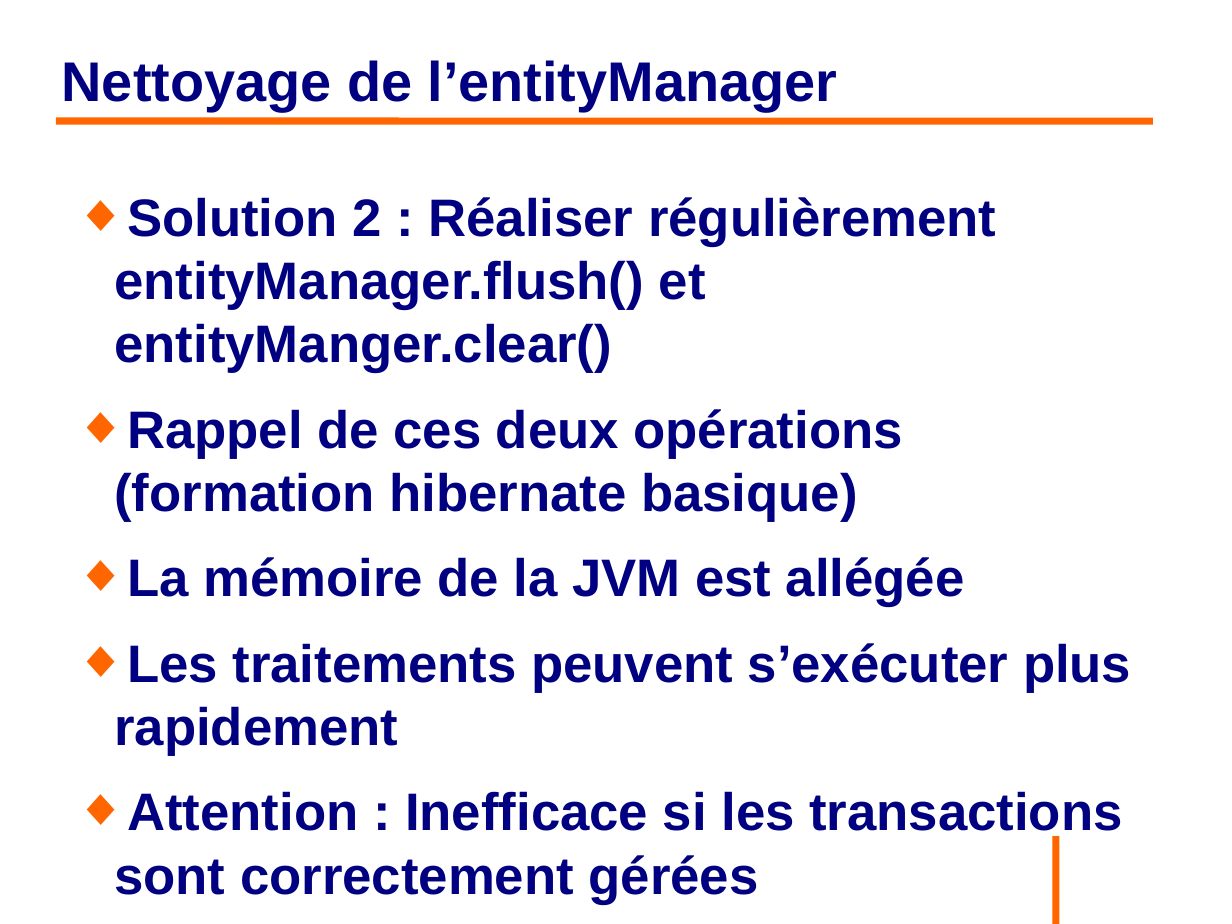
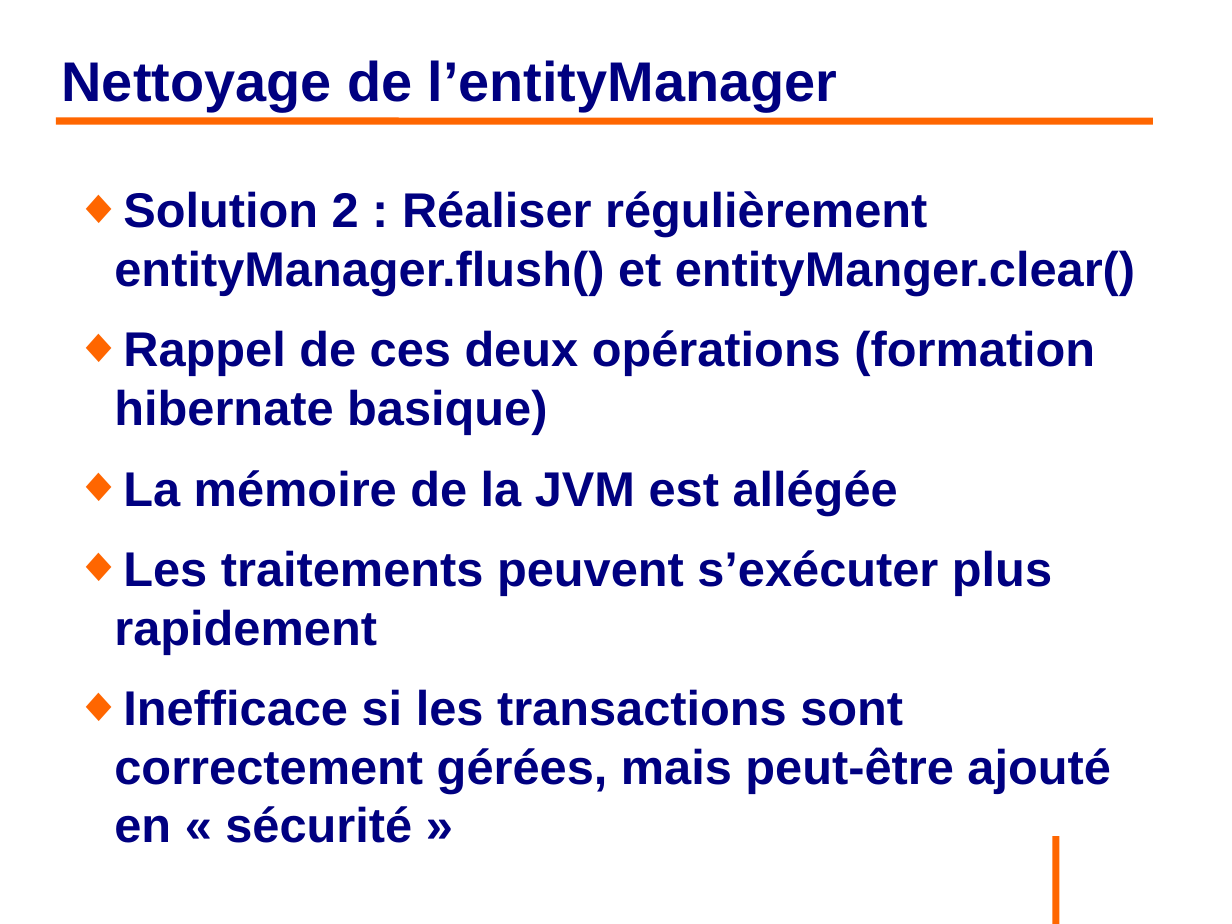
Before and after one commit to philphils/formation-hibernate-avancee, a slide deck: slide 16 of Documentation/diapo_formation_hibernate_avancee.odp. Drawn at 1232x924 pixels with LibreOffice and Linux fonts; fonts in the diff are those of the drawing; background and template pictures are left out. Boxes give left, top, right and bottom in pixels: in the first picture for what was removed or moved away, otherwise in the second. Text is boxed around its words. In the diff, an @@ line names an element or a change of style, - is before the commit and + after.

```diff
--- a/Documentation/diapo_formation_hibernate_avancee.odp
+++ b/Documentation/diapo_formation_hibernate_avancee.odp
@@ text at box(114, 191, 1135, 654): size 34 to 31.4 pt in "Solution 2 : Réaliser régulièrement entityManager.flush() et ...", "Rappel de ces deux opérations (formation hibernate ...", "La mémoire de la JVM est allégée", "Les traitements peuvent s’exécuter plus rapidement" @@
@@ text at box(114, 689, 1110, 793): text changed; size 34 to 31.4 pt @@
-◆ Attention : Inefficace si les transactions sont correctement gérées
+◆ Inefficace si les transactions sont correctement gérées, mais peut-être ajouté en « sécurité »
```
Also in this commit, not shown: 8 other slides changed, 3 slides added.
